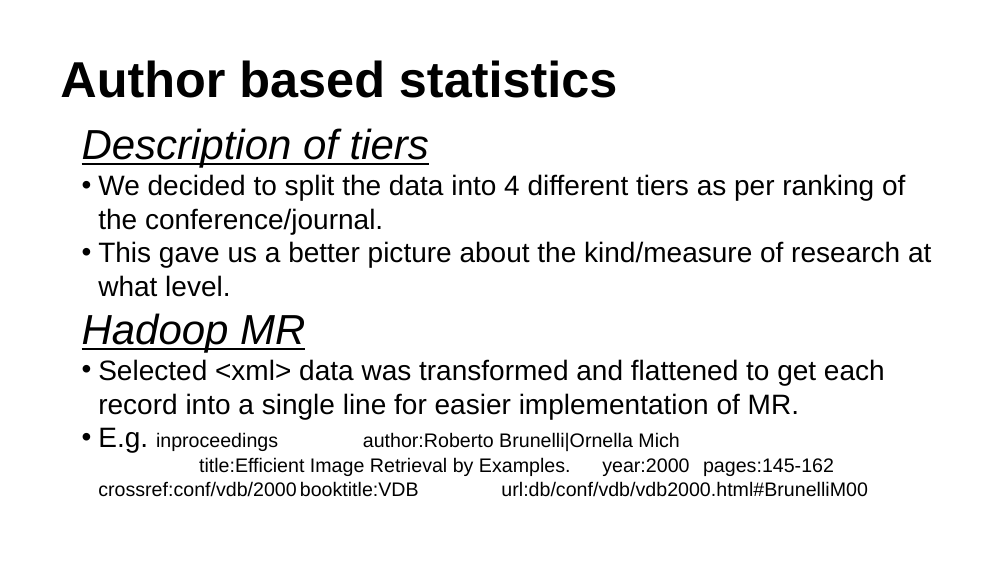
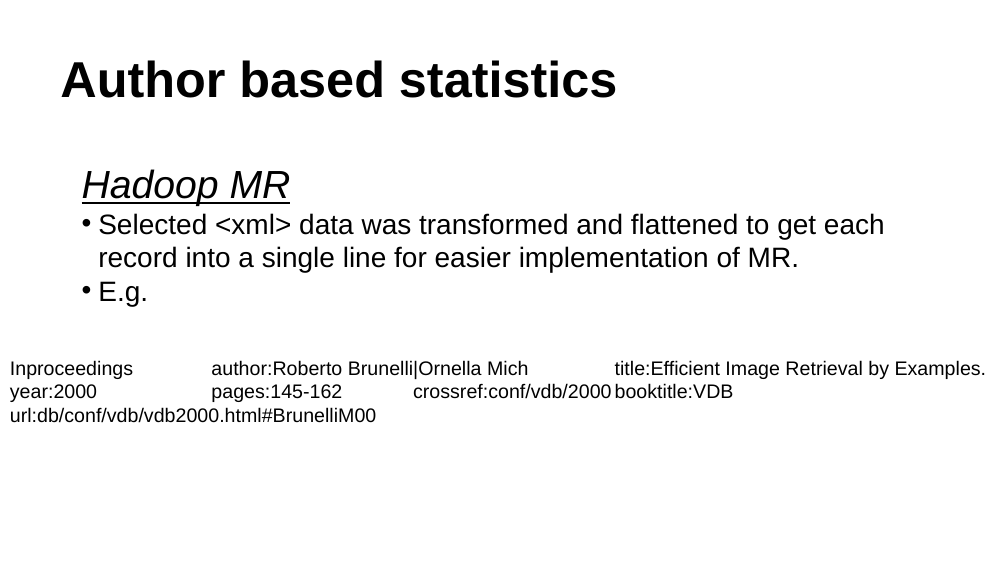
Before and after one commit to ag3859/RTBDProject, a slide deck: slide 11 of RTBD.pptx. Drawn at 1008x567 pixels with LibreOffice and Linux fonts; fonts in the diff are those of the drawing. Boxes give left, top, right and bottom in pixels: in the first picture for what was removed or moved away, otherwise in the second. Text is boxed around its words. In the diff, an @@ line names an element or a change of style, - is before the commit and + after.

```diff
--- a/RTBD.pptx
+++ b/RTBD.pptx
@@ text "Hadoop MR": place and size @@
-text "Hadoop MR" at (82, 128, 931, 497)
+text "Hadoop MR" at (82, 169, 885, 306)
@@ text at (82, 128, 931, 297): paragraphs removed @@
-Description of tiers
-• We decided to split the data into 4 different tiers as per ranking of the conference/journal.
-• This gave us a better picture about the kind/measure of research at what level.
@@ text at (82, 169, 291, 206): size 30 to 28 pt in "Hadoop MR" @@
@@ text at (98, 281, 148, 306): text changed; size 14 to 20 pt @@
-• E.g. inproceedings author:Roberto Brunelli|Ornella Mich
-title:Efficient Image Retrieval by Examples. year:2000 pages:145-162 crossref:conf/vdb/2000 booktitle:VDB url:db/conf/vdb/vdb2000.html#BrunelliM00
+• E.g.
@@ text added at (10, 360, 987, 423), 14 pt, text #000000 @@
+Inproceedings author:Roberto Brunelli|Ornella Mich title:Efficient Image Retrieval by Examples.
+year:2000 pages:145-162 crossref:conf/vdb/2000 booktitle:VDB
+url:db/conf/vdb/vdb2000.html#BrunelliM00
```
Also in this commit, not shown: 4 other slides changed, 5 slides added, 3 slides removed, 1 other file.
